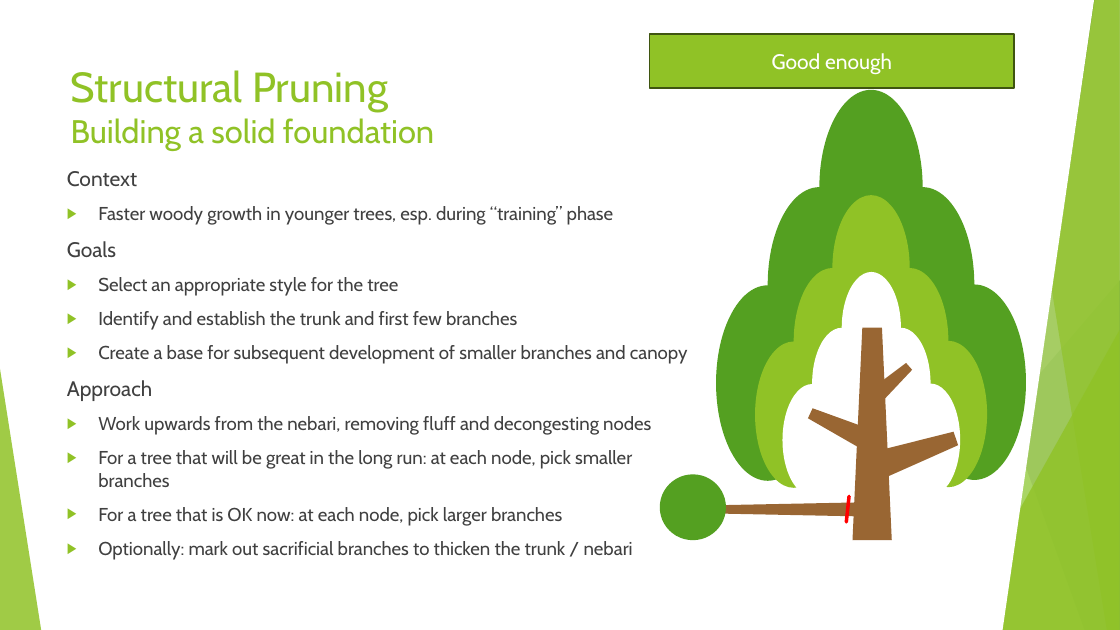
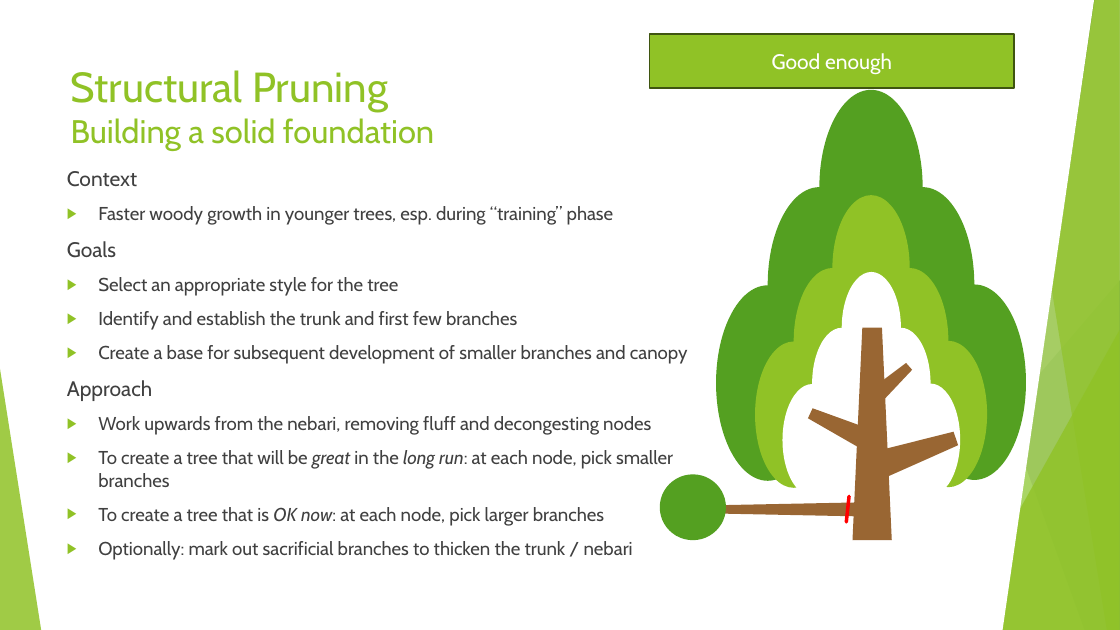
Before and after one commit to AlexLabram/Bonsai, a slide deck: slide 23 of Courseware/Bonsai On A Budget (running).pptx. Drawn at 1120x630 pixels with LibreOffice and Linux fonts; fonts in the diff are those of the drawing. Boxes give left, top, right and bottom in pixels: in the first picture for what was removed or moved away, otherwise in the second. Text is boxed around its words. In the diff, an @@ line names an element or a change of style, - is before the commit and + after.

Commit message:
Finalised diagrams on new "clear / chop / control / continue" slide (Need to think about how to update the per-foliage pruning slides)

```diff
--- a/Courseware/Bonsai On A Budget (running).pptx
+++ b/Courseware/Bonsai On A Budget (running).pptx
@@ text at (98,450,673,526): text changed @@
-  ▶ For a tree that will be great in the long run: at each node, pick smaller branches
-  ▶ For a tree that is OK now: at each node, pick larger branches
+  ▶ To create a tree that will be great in the long run: at each node, pick smaller branches
+  ▶ To create a tree that is OK now: at each node, pick larger branches
```
Also in this commit, not shown: 2 other slides changed, 2 slides added.
